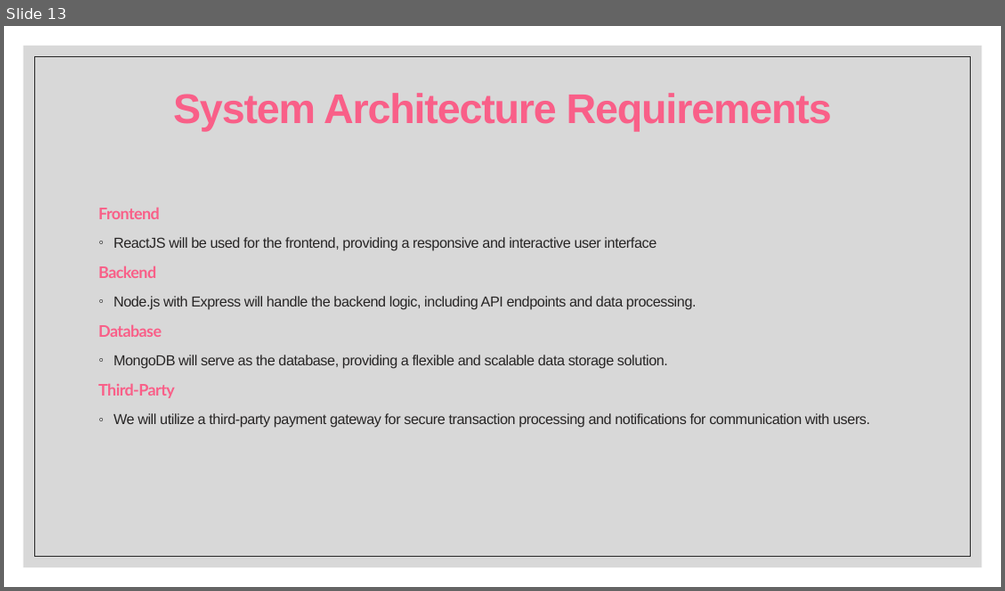
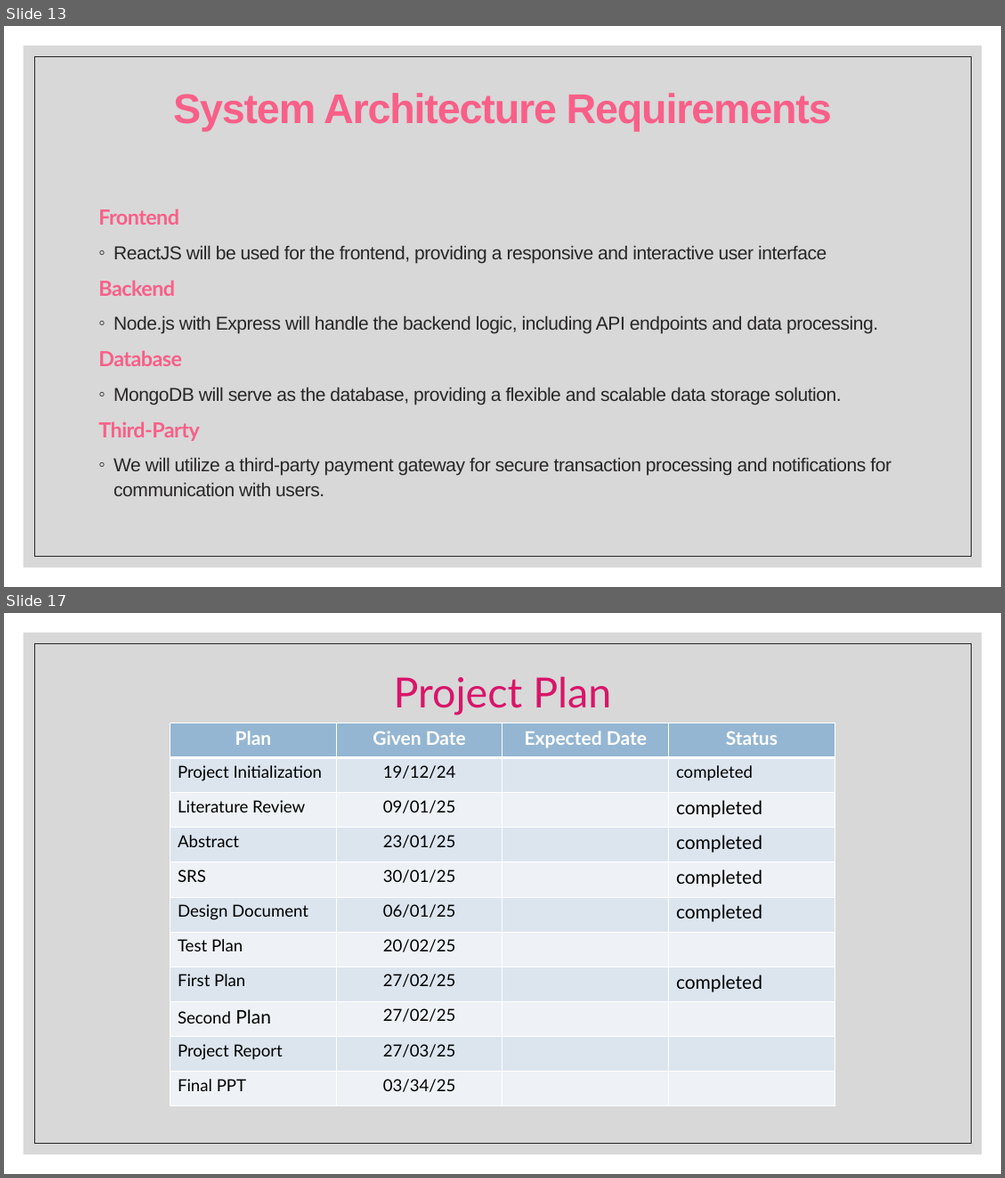
Before and after one commit to ajaykn04/SwiftBuy, a slide deck: The Future of Online Shopping.pptx. Shown one above the other, each under a label of ours: slide 13 before the commit, slides 13 and 17 after it; the slides between them are not shown. The pictures are 1005x591 and 1005x1178 pixels, drawn with LibreOffice and Linux fonts; fonts in the diff are those of the drawing. Boxes give left, top, right and bottom in pixels: in the first picture for what was removed or moved away, otherwise in the second. Text is boxed around its words. In the diff, an @@ line names an element or a change of style, - is before the commit and + after.

```diff
--- a/The Future of Online Shopping.pptx
+++ b/The Future of Online Shopping.pptx
@@ slide 17 added at box(4, 613, 1001, 1174), background #FFFFFF; not listed: 2 template elements that a slide beside it also shows @@
@@ title added at box(394, 676, 611, 715), 40 pt, text #D91569 @@
+Project Plan
@@ table added at box(170, 723, 834, 1106), 11 rows, 4 columns @@
+Plan | Given Date | Expected Date | Status
+Project Initialization | 19/12/24 |  | completed
+Literature Review | 09/01/25 |  | completed
+Abstract | 23/01/25 |  | completed
+SRS | 30/01/25 |  | completed
+Design Document | 06/01/25 |  | completed
+Test Plan | 20/02/25 |  | 
+First Plan | 27/02/25 |  | completed
+Second Plan | 27/02/25 |  | 
+Project Report | 27/03/25 |  | 
+Final PPT | 03/34/25 |  | 
@@ slide 13 changed as well @@
@@ rectangle at box(34, 56, 971, 556): outline #262626 0.51 pt to #262626 0.5 pt @@
@@ text "Frontend" at box(98, 208, 891, 496): size 15.4 to 20 pt in "Frontend", "Backend", "Database", "Third-Party"; size 13.9 to 18 pt @@
```
Also in this commit, not shown: 14 other slides changed, 1 other slide added, 3 slides removed.
